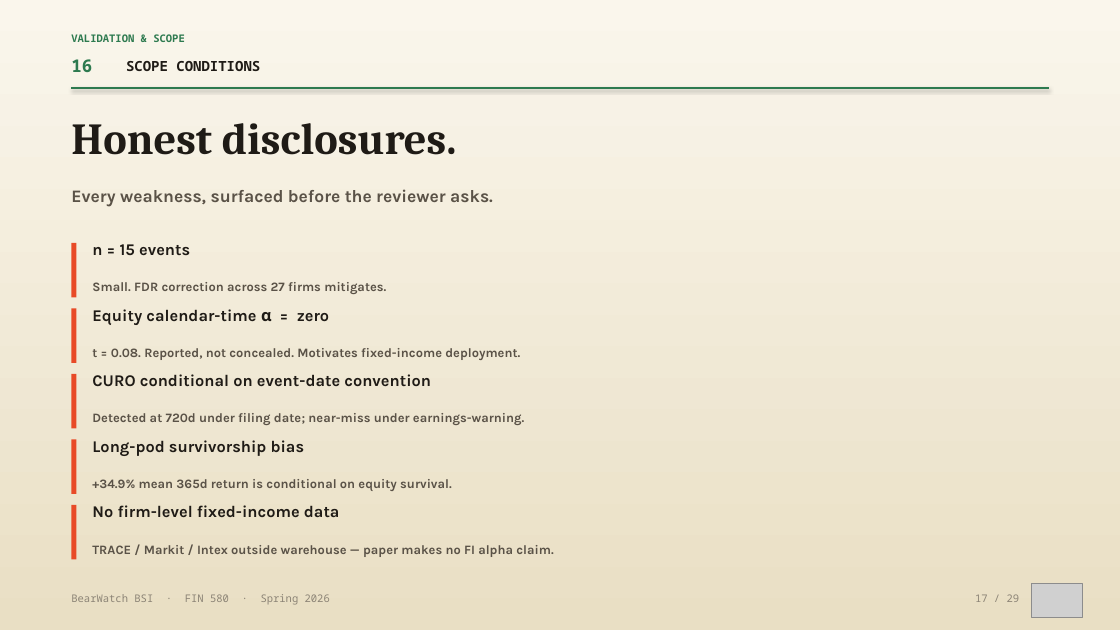
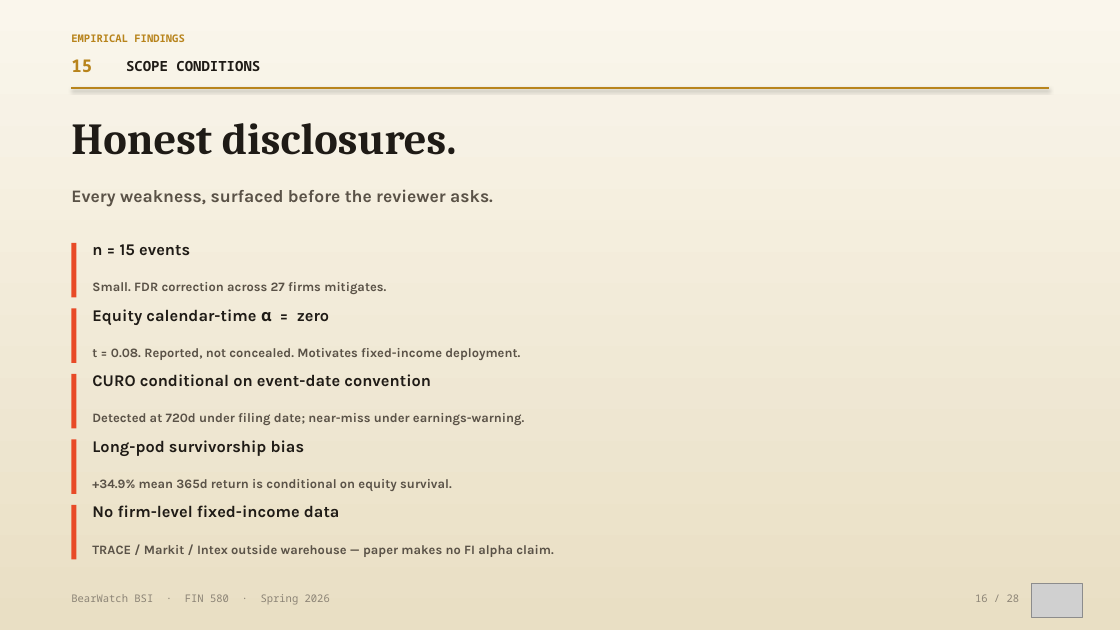
Before and after one commit to vermasidd1502/bnpl-trap, a slide deck: slide 16 of presentation/BearWatch_Research_Deck_FINAL.pptx (slide 17 before the commit). Drawn at 1120x630 pixels with LibreOffice and Linux fonts; fonts in the diff are those of the drawing; grey boxes stand for pictures. Boxes give left, top, right and bottom in pixels: in the first picture for what was removed or moved away, otherwise in the second. Text is boxed around its words. In the diff, an @@ line names an element or a change of style, - is before the commit and + after.

```diff
--- a/presentation/BearWatch_Research_Deck_FINAL.pptx
+++ b/presentation/BearWatch_Research_Deck_FINAL.pptx
@@ text at box(71, 34, 184, 42): text changed; text colour #2D7A4F to #B8841C @@
-VALIDATION & SCOPE
+EMPIRICAL FINDINGS
@@ text at box(71, 59, 92, 72): text changed; text colour #2D7A4F to #B8841C @@
-16
+15
@@ line (71, 88) - (1049, 88): stroke #2D7A4F 1.4 pt to #B8841C 1.4 pt @@
@@ text at box(975, 594, 1020, 602): text changed @@
-17 / 29
+16 / 28
```
Also in this commit, not shown: 25 other slides changed, 1 slide removed.
